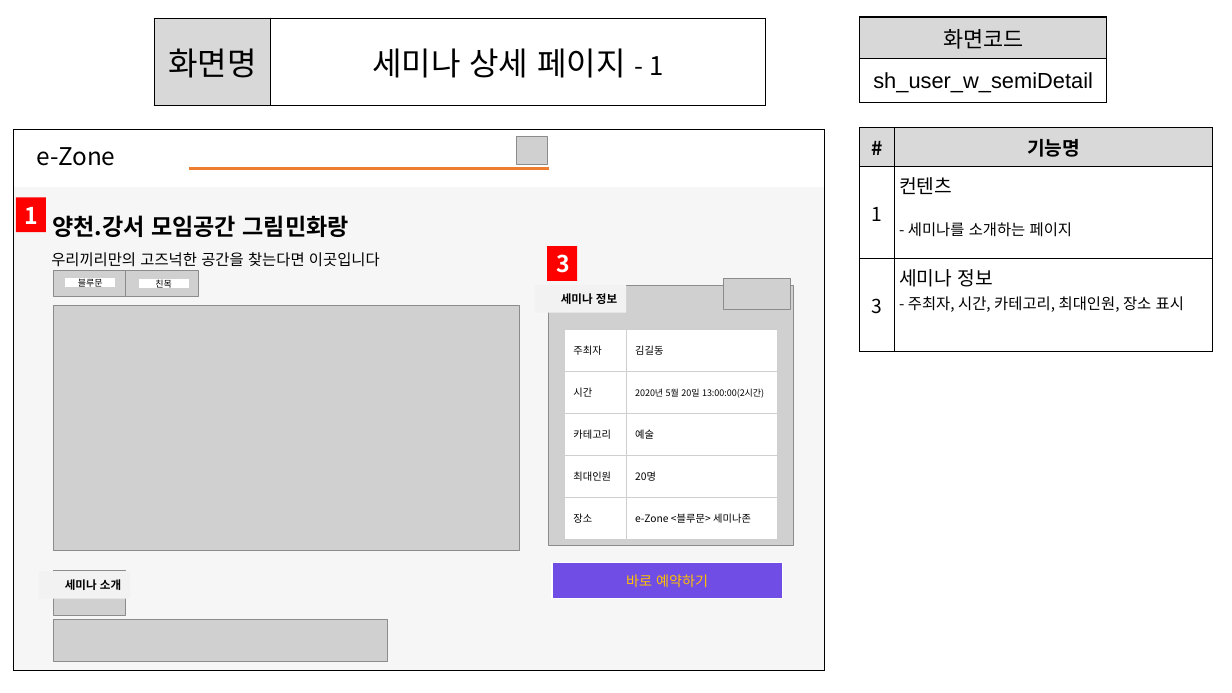
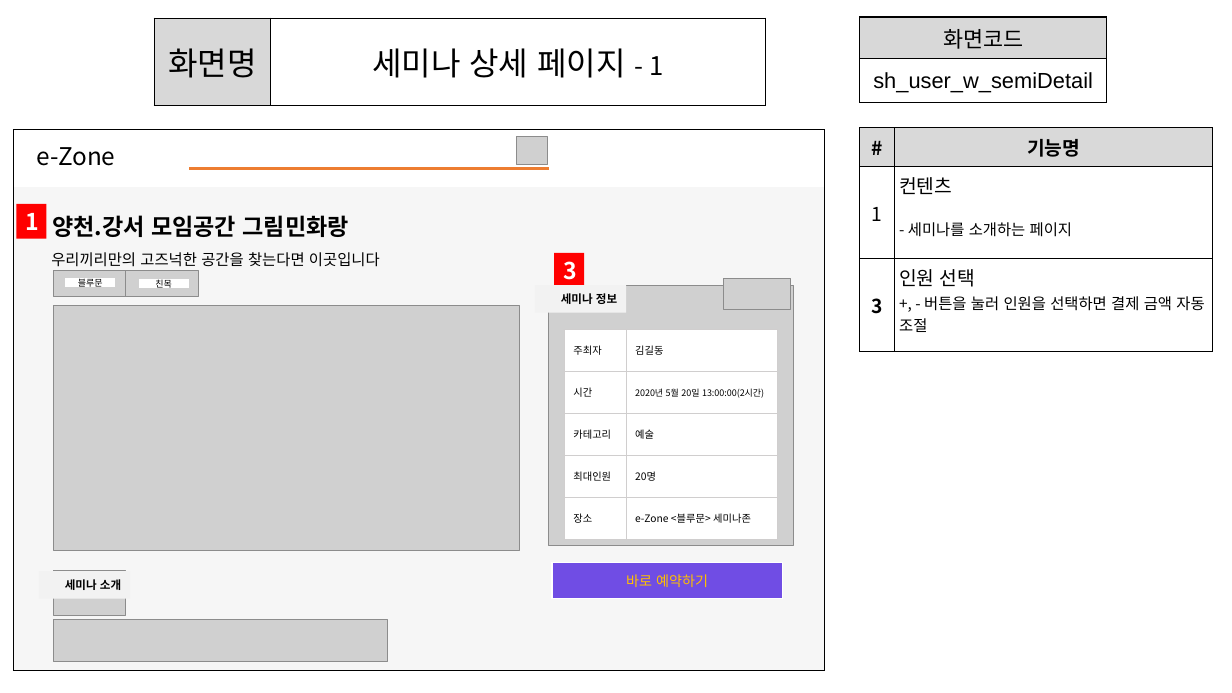
Before and after one commit to ezenteam2/e-Zone, a slide deck: slide 2 of 0 발표용 파워포인트/0403 1차발표/0403 project05 - 파워포인트 - 서희.pptx. Drawn at 1232x693 pixels with LibreOffice and Linux fonts; fonts in the diff are those of the drawing; grey boxes stand for pictures. Boxes give left, top, right and bottom in pixels: in the first picture for what was removed or moved away, otherwise in the second. Text is boxed around its words. In the diff, an @@ line names an element or a change of style, - is before the commit and + after.

```diff
--- a/0 발표용 파워포인트/0403 1차발표/0403 project05 - 파워포인트 - 서희.pptx
+++ b/0 발표용 파워포인트/0403 1차발표/0403 project05 - 파워포인트 - 서희.pptx
@@ table at (x1=860, y1=128, x2=1213, y2=351) @@
-row 3, column 2: 세미나 정보 / - 주최자, 시간, 카테고리, 최대인원, 장소 표시
+row 3, column 2: 인원 선택 / +, - 버튼을 눌러 인원을 선택하면 결제 금액 자동 조절
@@ bold on in "3" @@
@@ rectangle "1" moved from (x1=16, y1=198, x2=45, y2=233) to (x1=17, y1=204, x2=46, y2=239) @@
@@ rectangle "3" moved from (x1=547, y1=246, x2=577, y2=281) to (x1=555, y1=253, x2=584, y2=288) @@
```
Also in this commit, not shown: 28 other slides changed, 1 other file.
